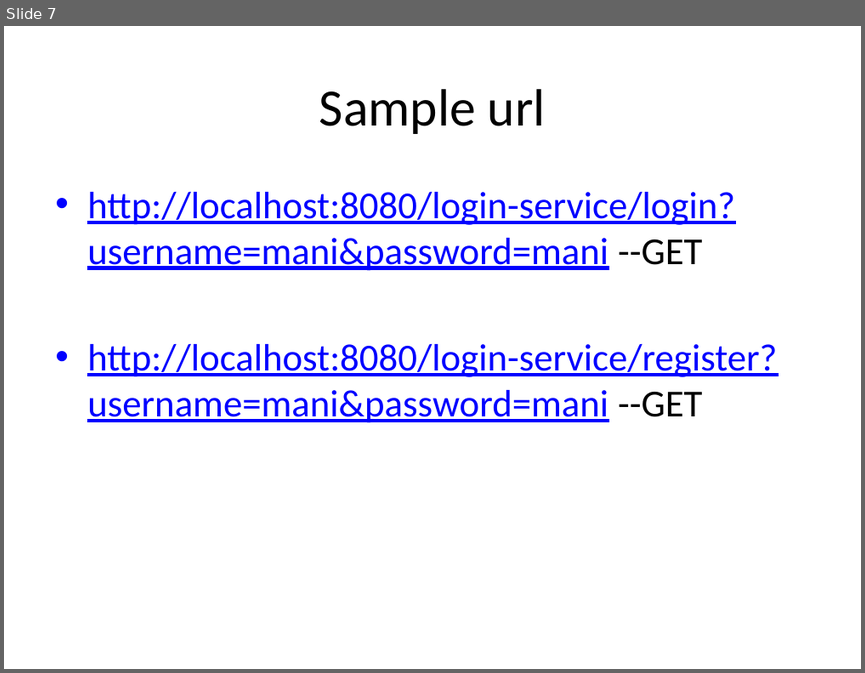
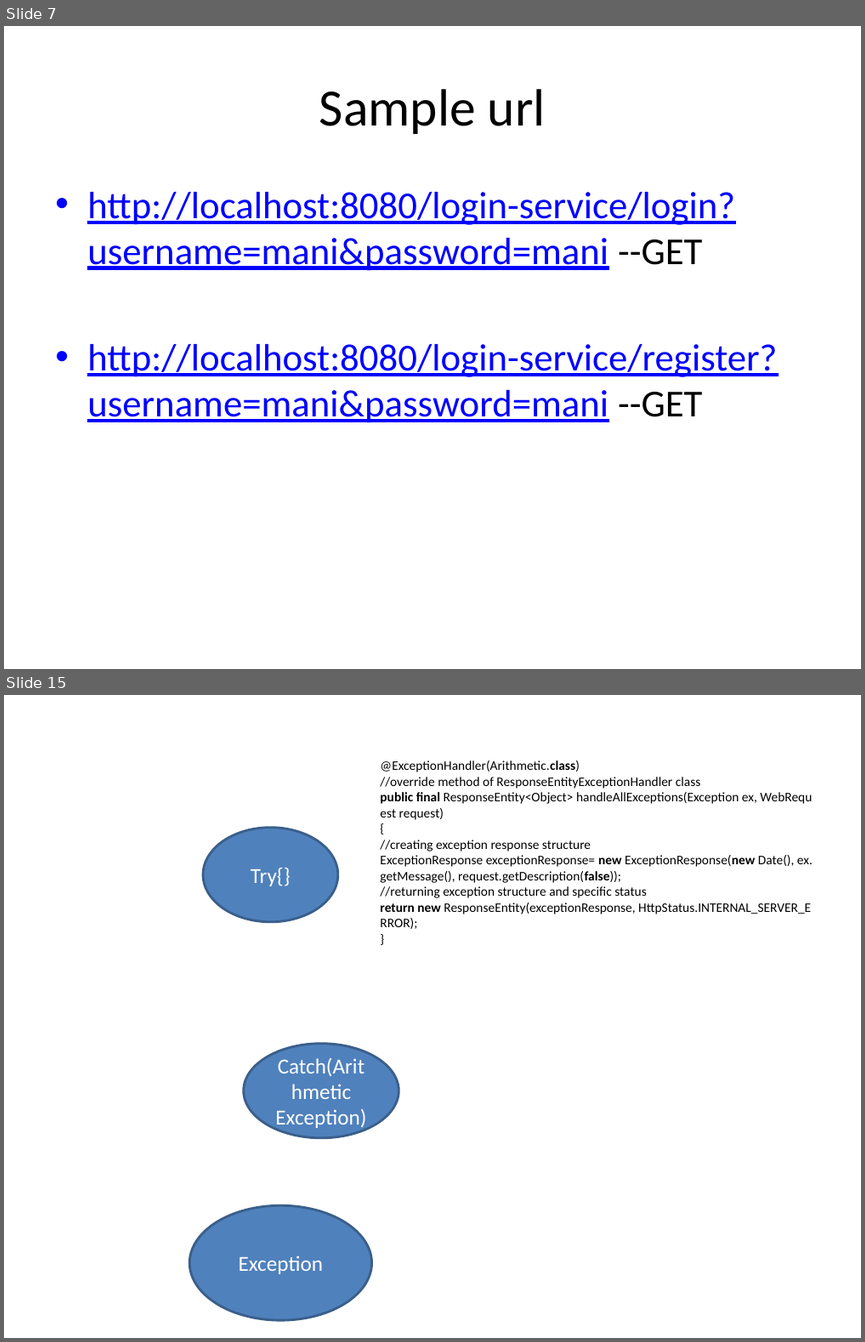
Before and after one commit to shiva3110/Finance-Management-service, a slide deck: notes/SpringbootPPT.pptx. Shown one above the other, each under a label of ours: slide 7 before the commit, slides 7 and 15 after it; the slides between them are not shown. The pictures are 865x673 and 865x1342 pixels, drawn with LibreOffice and Linux fonts; fonts in the diff are those of the drawing. Boxes give left, top, right and bottom in pixels: in the first picture for what was removed or moved away, otherwise in the second. Text is boxed around its words. In the diff, an @@ line names an element or a change of style, - is before the commit and + after.

Commit message:
25-march-class

```diff
--- a/notes/SpringbootPPT.pptx
+++ b/notes/SpringbootPPT.pptx
@@ slide 15 added at [4,695,861,1338], background #FFFFFF @@
@@ text added at [380,760,812,914], 11 pt, text #000000 @@
+@ExceptionHandler(Arithmetic.class)
+//override method of ResponseEntityExceptionHandler class
+public final ResponseEntity<Object> handleAllExceptions(Exception ex, WebRequest request)
+{
+//creating exception response structure
+ExceptionResponse exceptionResponse= new ExceptionResponse(new Date(), ex.getMessage(), request.getDescription(false));
+//returning exception structure and specific status
+return new ResponseEntity(exceptionResponse, HttpStatus.INTERNAL_SERVER_ERROR);
+}
@@ ellipse added at [203,828,337,922], fill #4F81BD, outline #3A5F8C 2 pt, 18 pt, text #FFFFFF @@
+Try{}
@@ ellipse added at [244,1043,399,1137], fill #4F81BD, outline #3A5F8C 2 pt, 18 pt, text #FFFFFF @@
+Catch(Arithmetic Exception)
@@ ellipse added at [190,1205,372,1320], fill #4F81BD, outline #3A5F8C 2 pt, 18 pt, text #FFFFFF @@
+Exception
```
Also in this commit, not shown: 9 other slides added, 7 other files.
